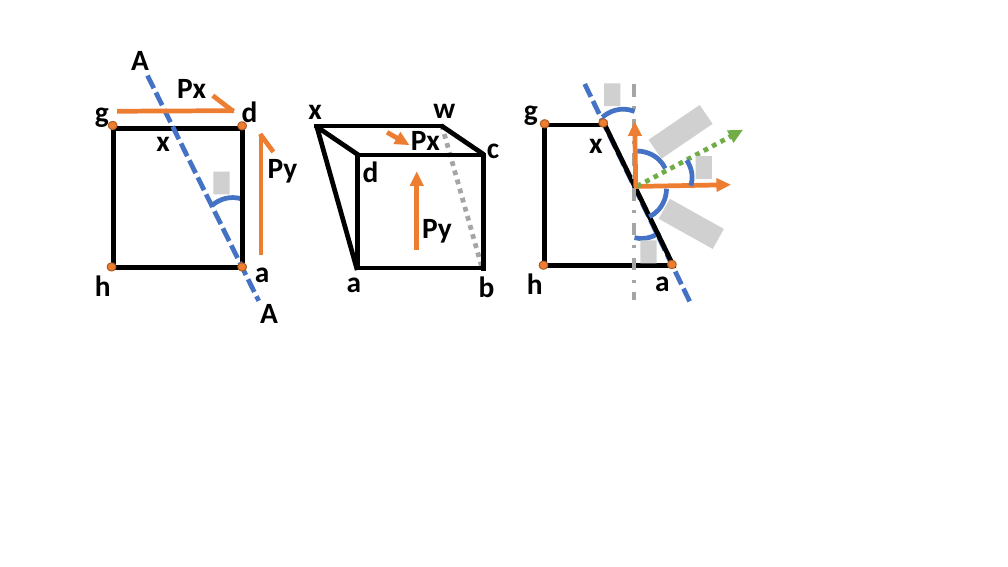
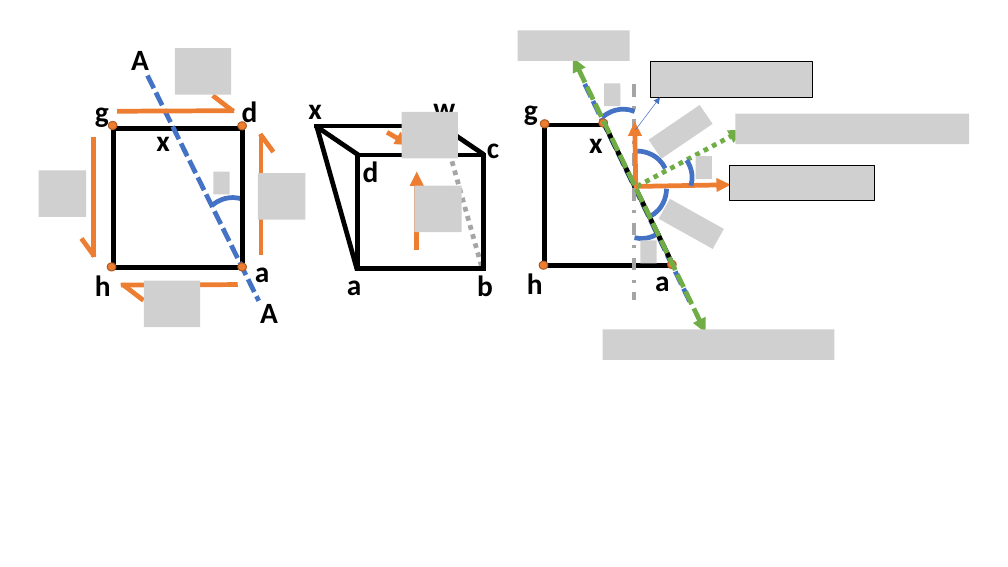
Before and after one commit to Kulasekaran-148/LATEX-Shortnotes-GATE, a slide deck: slide 33 of STRENGTH OF MATERIALS SHORTNOTES/SOM Revision.pptx. Drawn at 1008x567 pixels with LibreOffice and Linux fonts; fonts in the diff are those of the drawing; grey boxes stand for pictures. Boxes give left, top, right and bottom in pixels: in the first picture for what was removed or moved away, otherwise in the second. Text is boxed around its words. In the diff, an @@ line names an element or a change of style, - is before the commit and + after.

```diff
--- a/STRENGTH OF MATERIALS SHORTNOTES/SOM Revision.pptx
+++ b/STRENGTH OF MATERIALS SHORTNOTES/SOM Revision.pptx
@@ picture added at [175,48,231,95] @@
@@ picture added at [518,30,630,60] @@
@@ double arrow added from (573, 57) to (706, 333), #70AD47 4.5 pt dashed @@
@@ text removed at [177,79,206,98] @@
-Px
@@ picture added at [650,62,812,98] @@
@@ picture added at [402,112,458,159] @@
@@ arrow added from (635, 130) to (660, 98), #4472C4 0.5 pt @@
@@ picture added at [736,113,969,144] @@
@@ line added from (94, 137) to (94, 258), #ED7D31 4.5 pt @@
@@ text removed at [411,125,440,157] @@
-Px
@@ picture added at [39,170,86,217] @@
@@ picture added at [258,173,306,220] @@
@@ text removed at [268,153,298,183] @@
-Py
@@ picture added at [730,166,874,200] @@
@@ picture added at [414,186,462,233] @@
@@ line added from (95, 256) to (82, 239), #ED7D31 4.5 pt @@
@@ text removed at [422,219,452,243] @@
-Py
@@ line added from (121, 285) to (238, 284), #ED7D31 4.5 pt @@
@@ line added from (144, 300) to (123, 284), #ED7D31 4.5 pt @@
@@ picture added at [144,281,200,327] @@
@@ picture added at [603,330,835,360] @@
```
Also in this commit, not shown: 15 other files.
